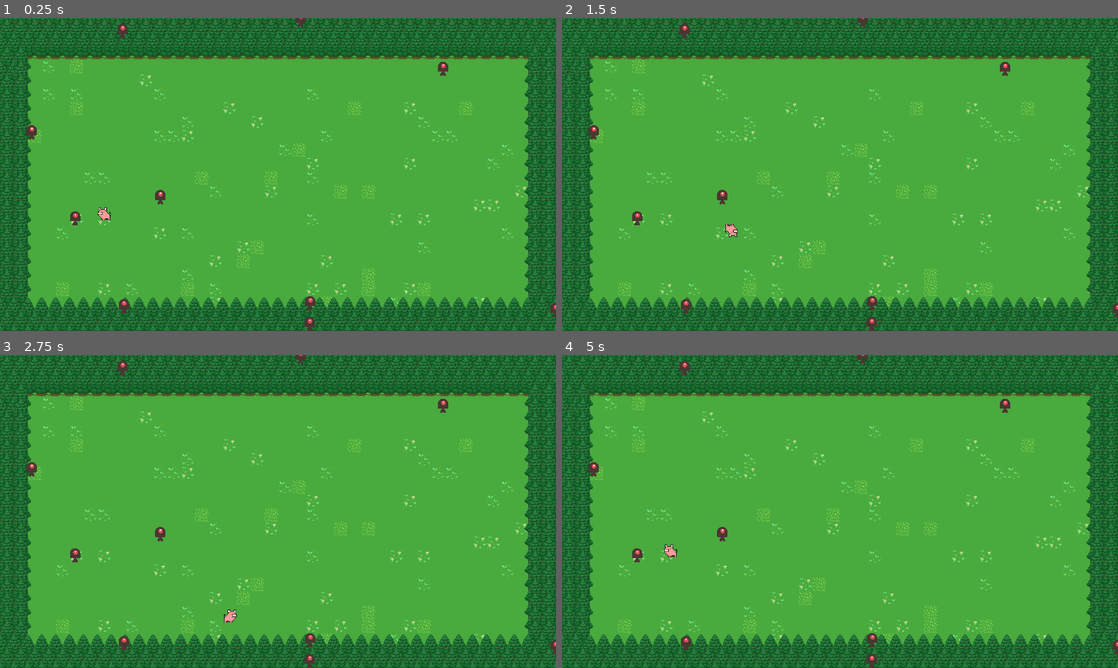
Above: before the commit, frames 1-4 (two rows, left to right).
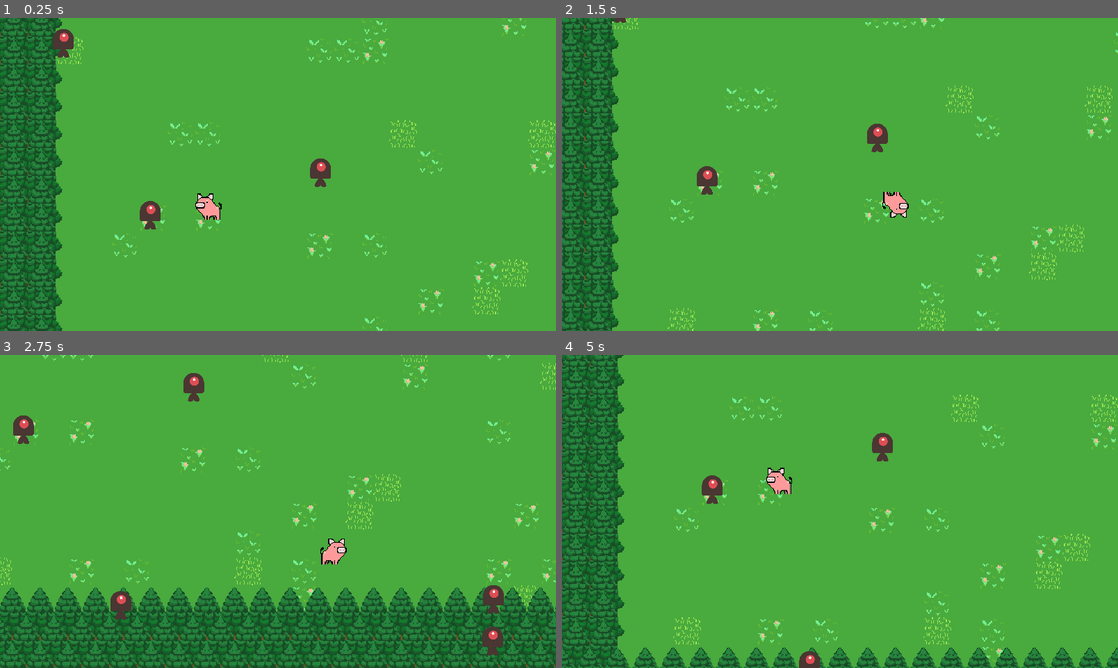
Above: after the commit, the same moments.

Repository: tedosuji/hotncold
Game: Godot game, scene res://src/Main.tscn
The game is run twice, just before and just after one commit, with the same random seed, the same clock (stepped at 60 frames per second) and the same inputs.
Inputs:
- Up to frame 1 (0.25 s): no input
- Up to frame 2 (1.5 s): tap Enter at 0.5 s; hold Right (move_right) 0.53-1.28 s; tap Z at 0.6, 1.35 s; hold Down (move_down) from 1.28 s (still down)
- Up to frame 3 (2.75 s): release Down (move_down) at 2.03 s; hold Right (move_right) from 2.03 s (still down); tap Z at 2.1 s
- Up to frame 4 (5 s): release Right (move_right) at 2.78 s; hold Up (move_up) 2.78-3.53 s; tap Z at 2.85, 3.6, 4.35 s; hold Left (move_left) from 3.53 s (still down)

The runs differ from the first frame. In frame 1, 34% of the frame differs, in the area x 0-100%, y 0-100%; in frame 2, 34%; in frame 3, 40%; in frame 4, 33%.

Commit message:
added player camera

Diff:
--- a/assets/sprites/new_theme.tres
+++ b/assets/sprites/new_theme.tres
@@ -1,3 +1,16 @@
-[gd_resource type="Theme" format=3 uid="uid://cffqbac2phw7c"]
+[gd_resource type="Theme" load_steps=2 format=3 uid="uid://cffqbac2phw7c"]
+
+[sub_resource type="StyleBoxFlat" id="StyleBoxFlat_6ns3l"]
+content_margin_left = 0.0
+content_margin_top = 0.0
+content_margin_right = 0.0
+content_margin_bottom = 0.0
+bg_color = Color(0.101961, 0.101961, 0.101961, 0.6)
+corner_radius_top_left = 3
+corner_radius_top_right = 3
+corner_radius_bottom_right = 3
+corner_radius_bottom_left = 3
+corner_detail = 5
 
 [resource]
+Panel/styles/panel = SubResource("StyleBoxFlat_6ns3l")
--- a/project.godot
+++ b/project.godot
@@ -56,5 +56,6 @@
 
 [rendering]
 
+textures/canvas_textures/default_texture_filter=0
 renderer/rendering_method="gl_compatibility"
 renderer/rendering_method.mobile="gl_compatibility"
--- a/src/Main.tscn
+++ b/src/Main.tscn
@@ -24,7 +24,6 @@
 12:0/0 = 0
 13:0/0 = 0
 14:0/0 = 0
-15:0/0 = 0
 0:1/0 = 0
 1:1/0 = 0
 2:1/0 = 0
@@ -40,7 +39,6 @@
 12:1/0 = 0
 13:1/0 = 0
 14:1/0 = 0
-15:1/0 = 0
 0:2/0 = 0
 1:2/0 = 0
 2:2/0 = 0
@@ -56,7 +54,6 @@
 12:2/0 = 0
 13:2/0 = 0
 14:2/0 = 0
-15:2/0 = 0
 0:3/0 = 0
 1:3/0 = 0
 2:3/0 = 0
@@ -72,7 +69,6 @@
 12:3/0 = 0
 13:3/0 = 0
 14:3/0 = 0
-15:3/0 = 0
 0:4/0 = 0
 1:4/0 = 0
 2:4/0 = 0
@@ -88,7 +84,6 @@
 12:4/0 = 0
 13:4/0 = 0
 14:4/0 = 0
-15:4/0 = 0
 0:5/0 = 0
 1:5/0 = 0
 2:5/0 = 0
@@ -104,7 +99,6 @@
 12:5/0 = 0
 13:5/0 = 0
 14:5/0 = 0
-15:5/0 = 0
 0:6/0 = 0
 1:6/0 = 0
 2:6/0 = 0
@@ -120,7 +114,6 @@
 12:6/0 = 0
 13:6/0 = 0
 14:6/0 = 0
-15:6/0 = 0
 0:7/0 = 0
 1:7/0 = 0
 2:7/0 = 0
@@ -136,7 +129,6 @@
 12:7/0 = 0
 13:7/0 = 0
 14:7/0 = 0
-15:7/0 = 0
 0:8/0 = 0
 1:8/0 = 0
 2:8/0 = 0
@@ -152,7 +144,6 @@
 12:8/0 = 0
 13:8/0 = 0
 14:8/0 = 0
-15:8/0 = 0
 0:9/0 = 0
 1:9/0 = 0
 2:9/0 = 0
@@ -168,7 +159,6 @@
 12:9/0 = 0
 13:9/0 = 0
 14:9/0 = 0
-15:9/0 = 0
 0:10/0 = 0
 1:10/0 = 0
 2:10/0 = 0
@@ -184,7 +174,6 @@
 12:10/0 = 0
 13:10/0 = 0
 14:10/0 = 0
-15:10/0 = 0
 0:11/0 = 0
 1:11/0 = 0
 2:11/0 = 0
@@ -200,7 +189,6 @@
 12:11/0 = 0
 13:11/0 = 0
 14:11/0 = 0
-15:11/0 = 0
 0:12/0 = 0
 1:12/0 = 0
 2:12/0 = 0
@@ -216,7 +204,6 @@
 12:12/0 = 0
 13:12/0 = 0
 14:12/0 = 0
-15:12/0 = 0
 0:13/0 = 0
 1:13/0 = 0
 2:13/0 = 0
@@ -232,7 +219,6 @@
 12:13/0 = 0
 13:13/0 = 0
 14:13/0 = 0
-15:13/0 = 0
 0:14/0 = 0
 1:14/0 = 0
 2:14/0 = 0
@@ -248,7 +234,6 @@
 12:14/0 = 0
 13:14/0 = 0
 14:14/0 = 0
-15:14/0 = 0
 0:15/0 = 0
 1:15/0 = 0
 2:15/0 = 0
@@ -264,7 +249,6 @@
 12:15/0 = 0
 13:15/0 = 0
 14:15/0 = 0
-15:15/0 = 0
 
 [sub_resource type="TileSet" id="TileSet_4fbw2"]
 tile_size = Vector2i(32, 32)
@@ -287,6 +271,7 @@
 
 [node name="TileMap" type="TileMap" parent="."]
 tile_set = SubResource("TileSet_4fbw2")
+cell_quadrant_size = 32
 format = 2
 layer_0/name = "ground"
 layer_0/z_index = -1
@@ -299,6 +284,9 @@
 layer_1/z_index = 0
 layer_1/tile_data = PackedInt32Array(393242, 65538, 10, 458778, 65538, 10, 393243, 65538, 10, 458779, 65538, 10, 655379 …(8739 unchanged characters)…
 
+[node name="Camera2D" type="Camera2D" parent="."]
+position = Vector2(1279, 484)
+
 [connection signal="body_entered" from="Player" to="." method="_on_player_body_entered"]
 [connection signal="body_exited" from="Player" to="." method="_on_player_body_exited"]
 [connection signal="dig" from="Player" to="." method="player_dig"]
--- a/src/Player.tscn
+++ b/src/Player.tscn
@@ -39,3 +39,12 @@
 rotation = -0.785398
 shape = SubResource("CapsuleShape2D_1ode1")
 metadata/_edit_group_ = true
+
+[node name="Camera2D" type="Camera2D" parent="."]
+zoom = Vector2(2, 2)
+limit_left = 0
+limit_top = 0
+limit_right = 1279
+limit_bottom = 735
+drag_horizontal_enabled = true
+drag_vertical_enabled = true
